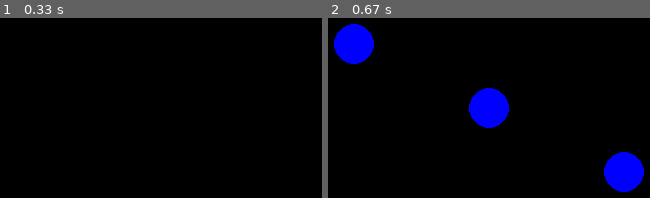
Above: before the commit, frames 1-2 (left to right).
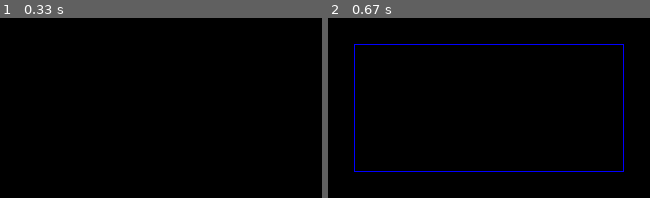
Above: after the commit, the same moments.

Repository: gallelizabeth/MakingPyGames
Game: pygame game, started from movingThings.py
Same seed, same stepped clock (60 frames per second), same inputs: the game is played once before the commit and once after it.
Inputs (mouse positions are in pixels of both pictures, inside the frame that each line leads up to):
- Up to frame 1 (0.33 s): no input
- Up to frame 2 (0.67 s): press the mouse at (353, 43) at 0.37 s; move the mouse to (489, 108) at 0.47 s; release the mouse at (624, 172) at 0.6 s

Frame 1 is identical in both runs. In frame 2, 7.5% of the frame differs, in the area x 1-99%, y 3-97%.

Commit message:
при выдилении поня оно контур становится виним

Diff:
--- a/movingThings.py
+++ b/movingThings.py
@@ -1,15 +1,22 @@
 import pygame
 
 SIZE = WIDTH, HEIGHT = 800, 600
-RADIUS = 20
 BLACK = 0, 0, 0
 BLUE = 0, 0, 255
 
 if __name__ == '__main__':
     pygame.init()
-    pygame.display.set_caption('Графический редактор v0.0.0.1')
+    pygame.display.set_caption('Графический редактор v0.0.0.2')
     screen = pygame.display.set_mode(SIZE)
 
+    # Создадим второй холст (сохранённые прямоугольники) и будем:
+    surface_2 = pygame.Surface(screen.get_size())
+    x, y, w, h = 0, 0, 0, 0
+    drawing = False  # режим рисования
+    # - Копировать второй холст на основной (на экран).
+    # Если мы в режиме рисования, то рисовать на экране текущий прямоугольник
+    # - При отпускании мыши копировать основной холст(экран) на второй холст:
+    # фиксировать изменения. И выключать режим «рисование»
     running = True
     screen.fill(BLACK)
     while running:  # основной игровой цикл
@@ -17,9 +24,29 @@
             # обработка всех событий
             if event.type == pygame.QUIT:
                 running = False
+            if event.type == pygame.MOUSEBUTTONDOWN:
+                # При нажатии на кнопку мыши — запоминать начальную вершину
+                # и включать режим «рисование»
+                x, y = event.pos
+                drawing = True
             if event.type == pygame.MOUSEMOTION:
-                pygame.draw.circle(screen, BLUE, event.pos, RADIUS)
+                # При движении мыши запоминать ширину и высоту
+                if drawing:
+                    w = event.pos[0] - x
+                    h = event.pos[1] - y
+            if event.type == pygame.MOUSEBUTTONUP:
+                surface_2.blit(screen, (0, 0))
+                # сохранённые = сохранённые + временный
+                drawing = False
+                x, y, w, h = 0, 0, 0, 0
         # изменения, не зависящие от событий - действий пользователя или таймера
+        screen.fill(BLACK)
+        # заливка экрана чёрным
+        screen.blit(surface_2, (0, 0))
+        # рисование всех сохранённых прямоугольников
+        if drawing:
+            if w != 0 or h != 0:
+                pygame.draw.rect(screen, BLUE, (x, y, w, h), 1)
+                # рисование временного прямоугольника
         pygame.display.flip()
-
     pygame.quit()
